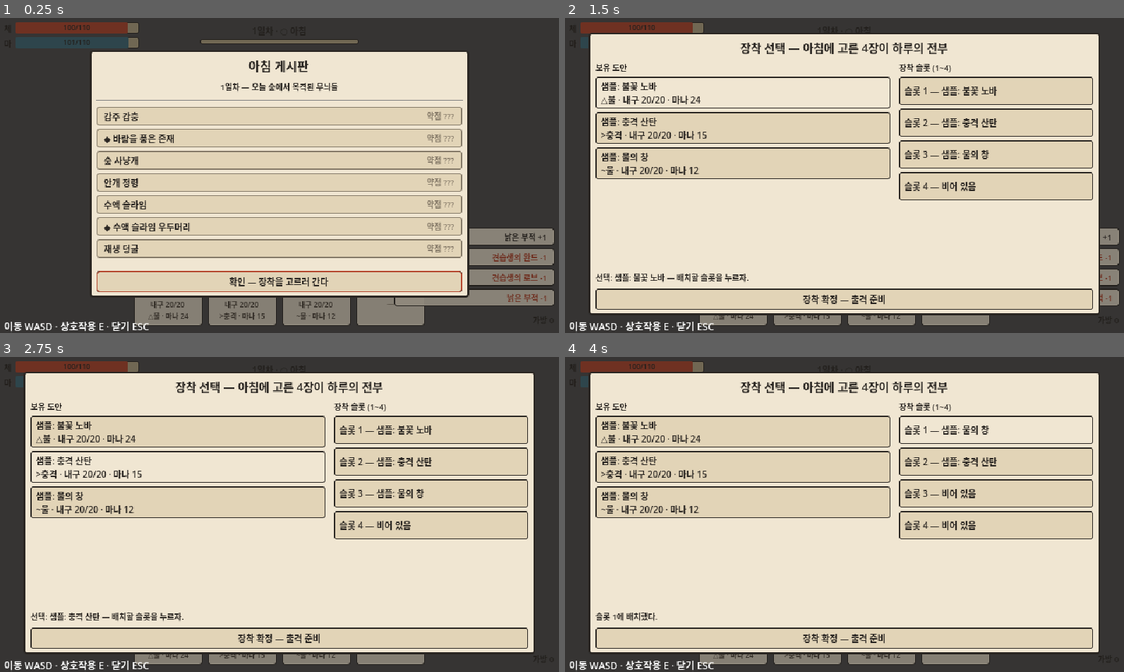
Above: before the commit, frames 1-4 (two rows, left to right).
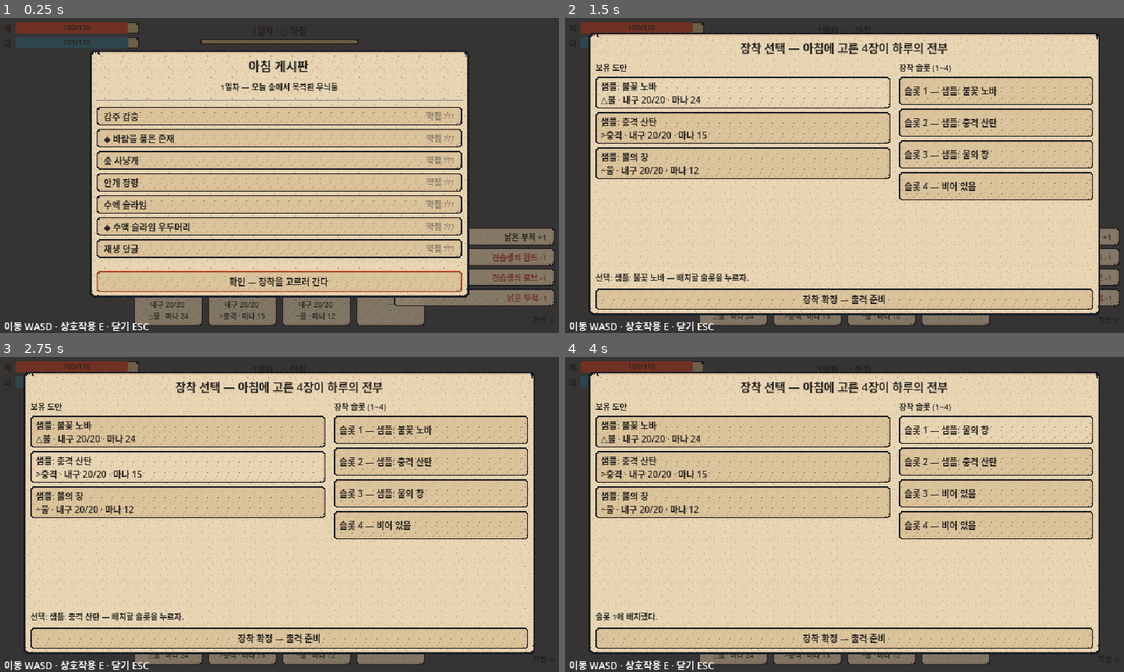
Above: after the commit, the same moments.

Repository: djgnfj-svg/tockbon
Game: Godot game, scene res://src/core/main.tscn
Same seed, same stepped clock (60 frames per second), same inputs: the game is played once before the commit and once after it.
Inputs:
- Up to frame 1 (0.25 s): no input
- Up to frame 2 (1.5 s): click "확인 — 장착을 고르러 간다" at 0.5 s; click "샘플: 불꽃 노바 △불 · 내구 20/20 · 마나 …" at 1.25 s
- Up to frame 3 (2.75 s): click "샘플: 충격 산탄 >충격 · 내구 20/20 · 마나…" at 2 s
- Up to frame 4 (4 s): click "샘플: 물의 창 ~물 · 내구 20/20 · 마나 12" at 2.75 s; click "슬롯 1 — 샘플: 불꽃 노바" at 3.5 s

The runs differ from the first frame. In frame 1, 51% of the frame differs, in the area x 16-100%, y 1-98%; in frame 2, 75%; in frame 3, 75%; in frame 4, 75%, in the area x 4-96%, y 1-98%.

Commit message:
art+feat(ui): 한지 9-slice 패널 3티어 — InkStyle 단일 지점 배선 (P4 완료)
- 텍스처: 대형 48×48(마진12)·소형 24×24(마진6)·바 프레임 12×12(마진3), Apollo 색.
  먹 붓 테두리+모서리 유기적 라운드+sin 해시 섬유 반점 (선형 해시는 대각 줄무늬 — 재발 주의)
- make_panel(): pad_v로 티어 자동 선택, StyleBoxTexture AXIS_STRETCH TILE,
  bg는 modulate(bg/PAPER)로 기존 색 변형 유지, PNG 없으면 StyleBoxFlat 폴백
- 게시판·장착·도감·HUD 시안 사용자 확정. UI 42건·통합 12건 그린

Co-Authored-By: Claude Fable 5 <noreply@anthropic.com>
Claude-Session: https://claude.ai/code/session_01S7UEzbQvhr2WiZC73MEvSB

Diff:
--- a/src/ui/ink_style.gd
+++ b/src/ui/ink_style.gd
@@ -110,8 +110,42 @@
 
 # ── StyleBox 팩토리
 
+## 한지 9-slice 텍스처 (ART_SPEC P4) — 미임포트 환경(헤드리스 테스트 등)에서는 StyleBoxFlat 폴백
+const PANEL_TEX_L := "res://assets/sprites/ui/panel_paper.png"    # 48×48 마진 12 — 모달·대형 패널
+const PANEL_TEX_S := "res://assets/sprites/ui/panel_paper_s.png"  # 24×24 마진 6 — 행·버튼·칩
+const PANEL_TEX_BAR := "res://assets/sprites/ui/frame_bar.png"    # 12×12 마진 3 — 바 프레임
+
+## 텍스처 원색은 PAPER 톤으로 그려져 있다 — 요청 bg와 PAPER의 비율로 변조해
+## 기존 호출부의 색 변형(묵은 한지·그늘·먹 채움·반투명)을 그대로 살린다
+static func _paper_box(path: String, tex_margin: int, bg: Color,
+		pad_h: int, pad_v: int) -> StyleBoxTexture:
+	if not ResourceLoader.exists(path):
+		return null
+	var sb := StyleBoxTexture.new()
+	sb.texture = load(path) as Texture2D
+	sb.set_texture_margin_all(tex_margin)
+	sb.axis_stretch_horizontal = StyleBoxTexture.AXIS_STRETCH_MODE_TILE
+	sb.axis_stretch_vertical = StyleBoxTexture.AXIS_STRETCH_MODE_TILE
+	sb.modulate_color = Color(
+		minf(bg.r / PAPER.r, 1.0), minf(bg.g / PAPER.g, 1.0), minf(bg.b / PAPER.b, 1.0), bg.a)
+	sb.content_margin_left = pad_h
+	sb.content_margin_right = pad_h
+	sb.content_margin_top = pad_v
+	sb.content_margin_bottom = pad_v
+	return sb
+
+## pad_v로 티어 자동 선택: 대형(모달)·소형(행·버튼)·바 프레임. border/corner는 텍스처 모드에서 무시
 static func make_panel(bg: Color = PAPER, border: Color = INK, border_w: int = 2,
-		corner: int = 3, pad_h: int = 8, pad_v: int = 6) -> StyleBoxFlat:
+		corner: int = 3, pad_h: int = 8, pad_v: int = 6) -> StyleBox:
+	var tex: StyleBoxTexture
+	if pad_v >= 5:
+		tex = _paper_box(PANEL_TEX_L, 12, bg, pad_h, pad_v)
+	elif pad_v >= 2:
+		tex = _paper_box(PANEL_TEX_S, 6, bg, pad_h, pad_v)
+	else:
+		tex = _paper_box(PANEL_TEX_BAR, 3, bg, pad_h, pad_v)
+	if tex != null:
+		return tex
 	var sb := StyleBoxFlat.new()
 	sb.bg_color = bg
 	sb.border_color = border
@@ -123,7 +157,7 @@
 	sb.content_margin_bottom = pad_v
 	return sb
 
-static func make_bar_bg() -> StyleBoxFlat:
+static func make_bar_bg() -> StyleBox:
 	var sb := make_panel(Color(PAPER_SHADOW.r, PAPER_SHADOW.g, PAPER_SHADOW.b, 0.85), INK, 1, 2, 1, 1)
 	return sb
 
Binary file added: assets/aseprite/frame_bar.aseprite
Binary file added: assets/aseprite/panel_paper.aseprite
Binary file added: assets/aseprite/panel_paper_s.aseprite
Binary file added: assets/sprites/ui/frame_bar.png
Not shown, added: assets/sprites/ui/frame_bar.png.import
Binary file added: assets/sprites/ui/panel_paper.png
Not shown, added: assets/sprites/ui/panel_paper.png.import
Binary file added: assets/sprites/ui/panel_paper_s.png
Not shown, added: assets/sprites/ui/panel_paper_s.png.import
Not shown, changed: docs/ART_SPEC.md
Not shown, changed: docs/STATUS.md
